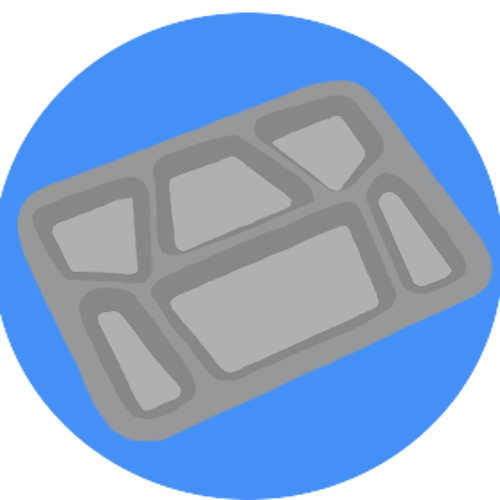
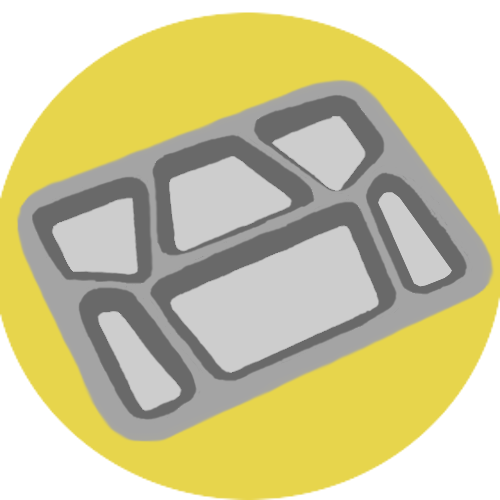
Layered file, before and after one edit (500px x 500px). Changes by layer:
painted on "Shadows" over [51, 116, 452, 412]
painted on "spots" over [32, 91, 473, 423]
painted on "Base" over [16, 78, 496, 444]
painted on "Background" over [0, 12, 500, 500]
